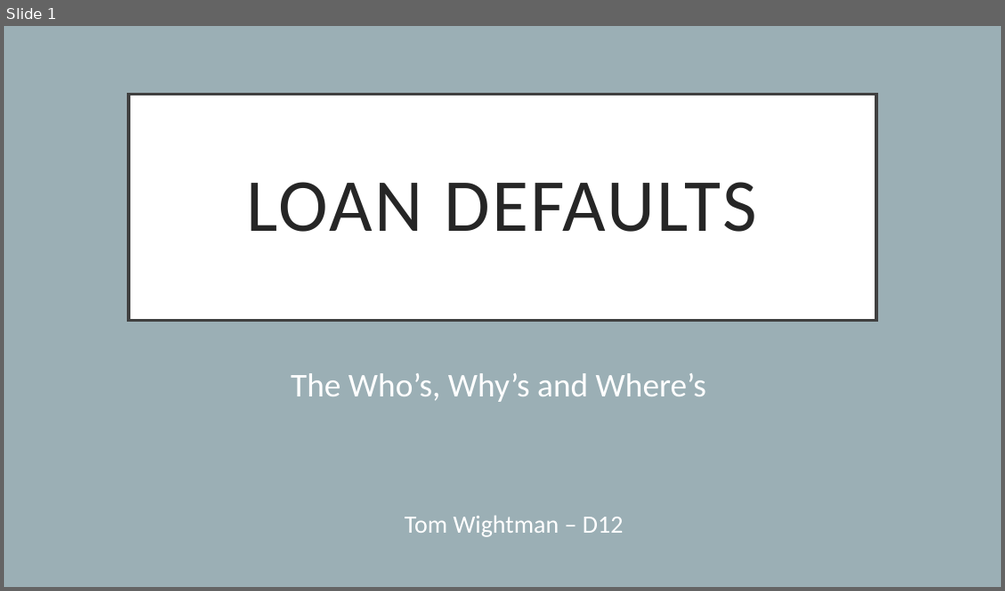
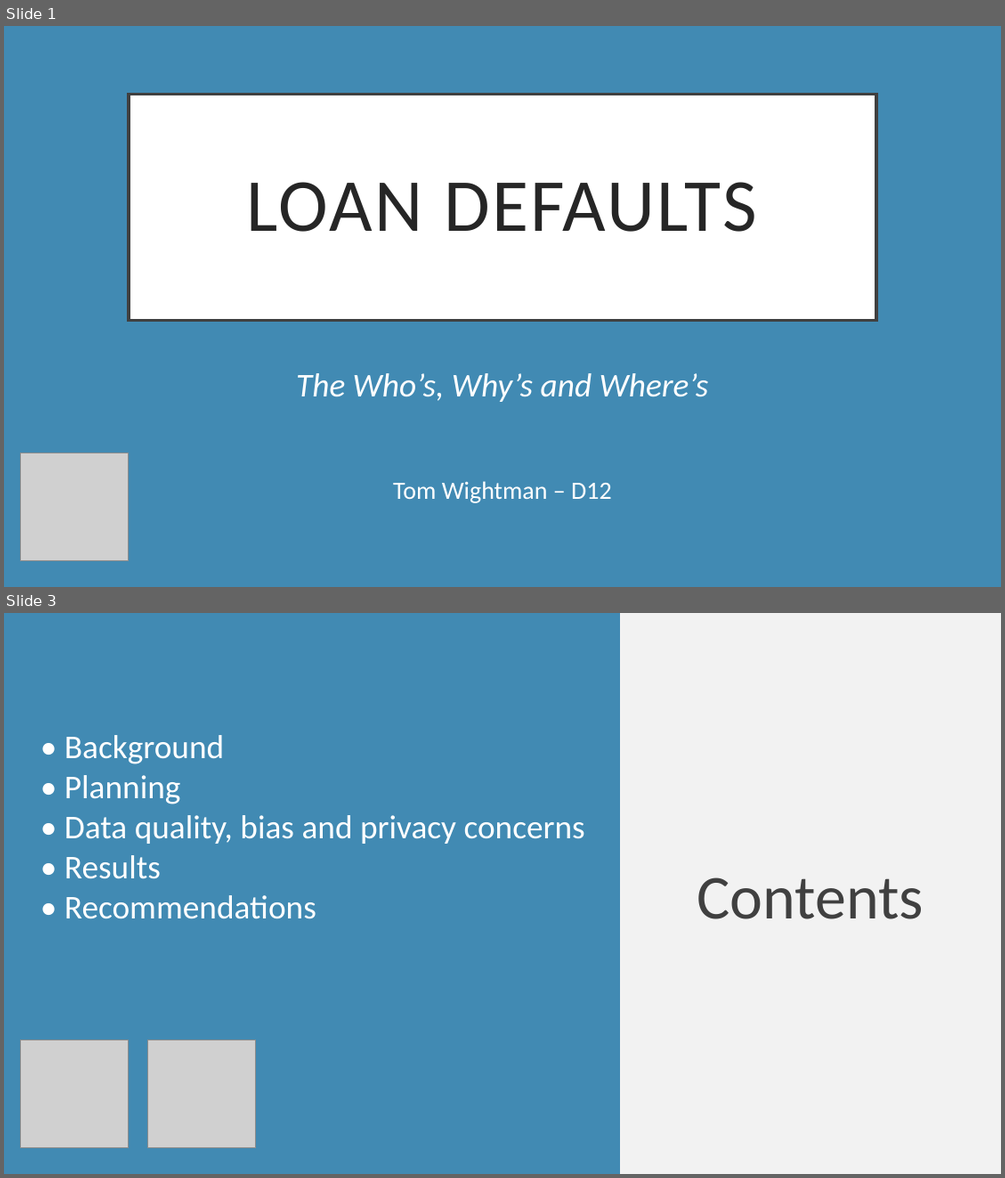
Before and after one commit to TomW49/final_proj_cc, a slide deck: documentation/loan_defaults_presentation.pptx. Shown one above the other, each under a label of ours: slide 1 before the commit, slides 1 and 3 after it; the slides between them are not shown. The pictures are 1005x591 and 1005x1178 pixels, drawn with LibreOffice and Linux fonts; fonts in the diff are those of the drawing; grey boxes stand for pictures. Boxes give left, top, right and bottom in pixels: in the first picture for what was removed or moved away, otherwise in the second. Text is boxed around its words. In the diff, an @@ line names an element or a change of style, - is before the commit and + after.

```diff
--- a/documentation/loan_defaults_presentation.pptx
+++ b/documentation/loan_defaults_presentation.pptx
@@ slide 3 added at (4,613,1001,1174), background #418AB3 @@
@@ rectangle added at (620,613,1001,1174), fill #F2F2F2 @@
@@ text added at (65,735,585,919), 32 pt, text #FFFFFF @@
+• Background
+• Planning
+• Data quality, bias and privacy concerns
+• Results
+• Recommendations
@@ subtitle added at (697,877,924,919), 60 pt, text #404040 @@
+Contents
@@ picture added at (20,1040,128,1148) @@
@@ picture added at (147,1040,255,1148) @@
@@ slide 1 changed as well @@
@@ background #9BAFB5 to #418AB3 @@
@@ subtitle "The Who’s, Why’s and Where’s" at (296,373,709,402): italic on @@
@@ picture added at (20,453,128,561) @@
@@ text "Tom Wightman – D12": place and size @@
-text "Tom Wightman – D12" at (404,515,623,537)
+text "Tom Wightman – D12" at (393,481,612,503)
```
Also in this commit, not shown: 10 other slides added, 2 slides removed.
